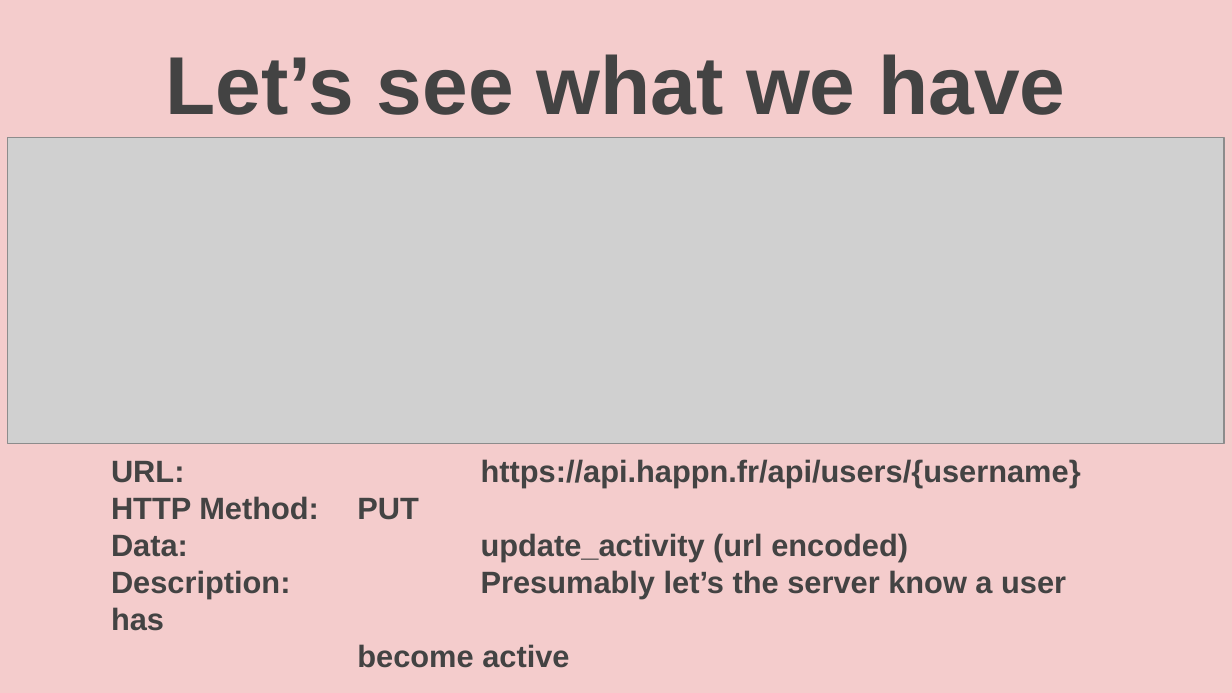
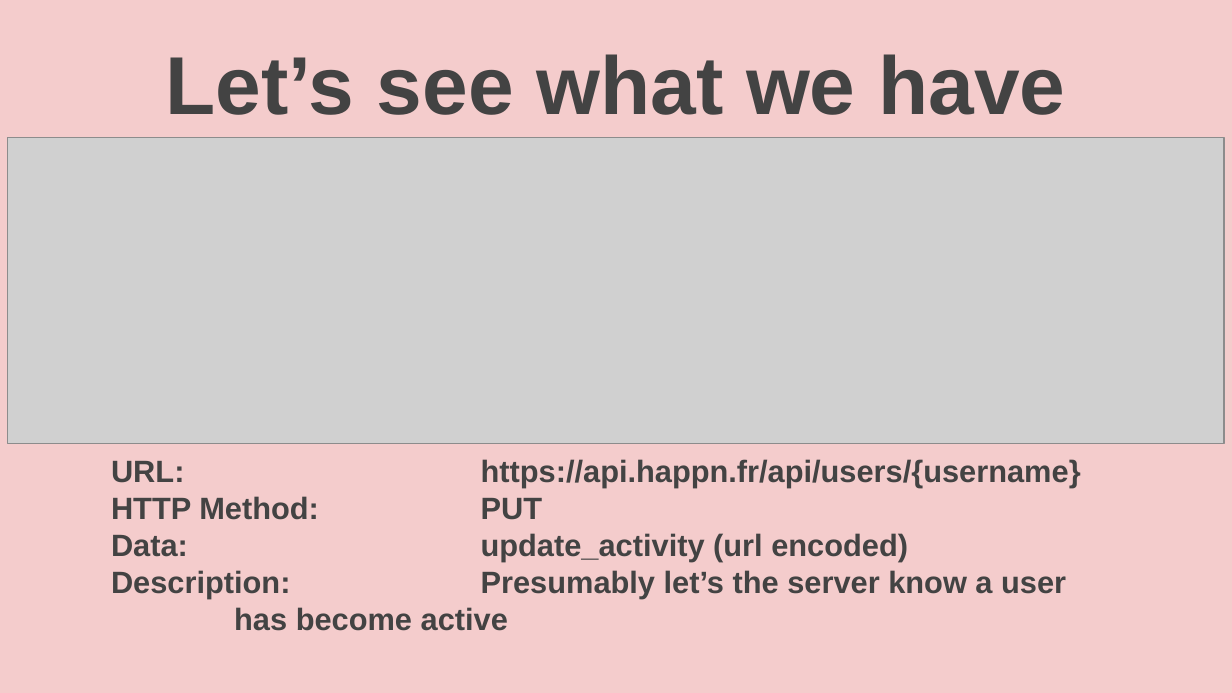
Before and after one commit to rickhousley/creepr, a slide deck: slide 8 of docs/slides.pptx. Drawn at 1232x693 pixels with LibreOffice and Linux fonts; fonts in the diff are those of the drawing; grey boxes stand for pictures. Boxes give left, top, right and bottom in pixels: in the first picture for what was removed or moved away, otherwise in the second. Text is boxed around its words. In the diff, an @@ line names an element or a change of style, - is before the commit and + after.

```diff
--- a/docs/slides.pptx
+++ b/docs/slides.pptx
@@ text at [111,570,1066,631]: text changed @@
-Description: Presumably let’s the server know a user has
-become active
+Description: Presumably let’s the server know a user has become active
```
Also in this commit, not shown: 2 other slides changed, 5 slides added, 1 slide removed, 2 other files.
